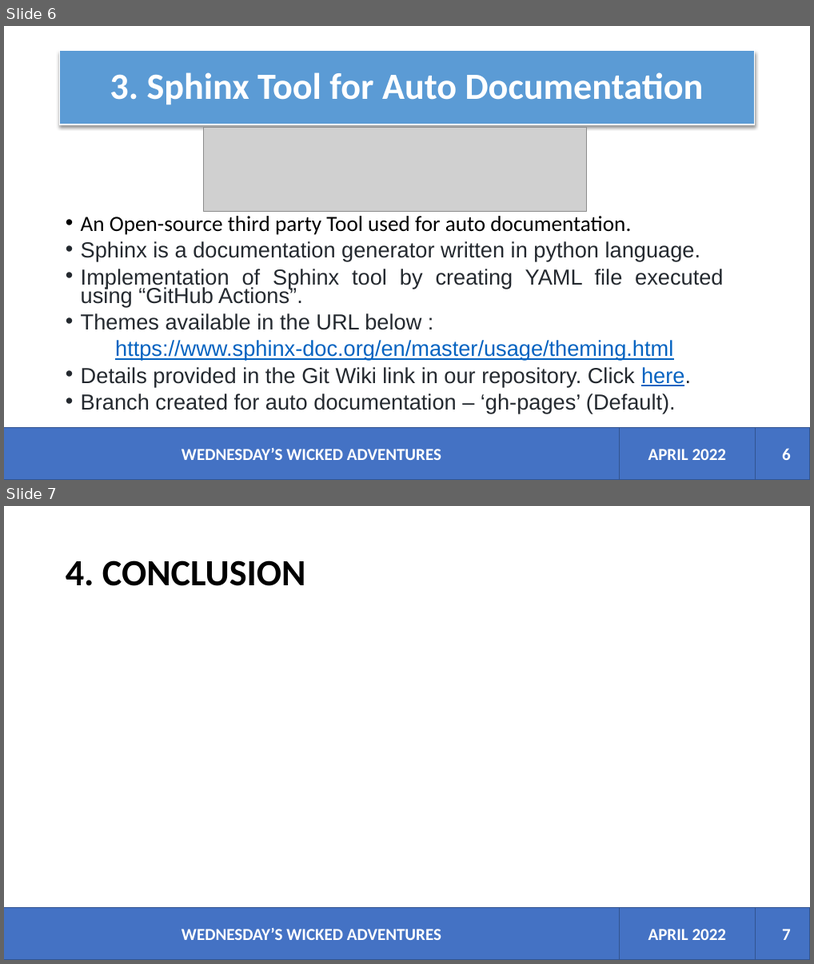
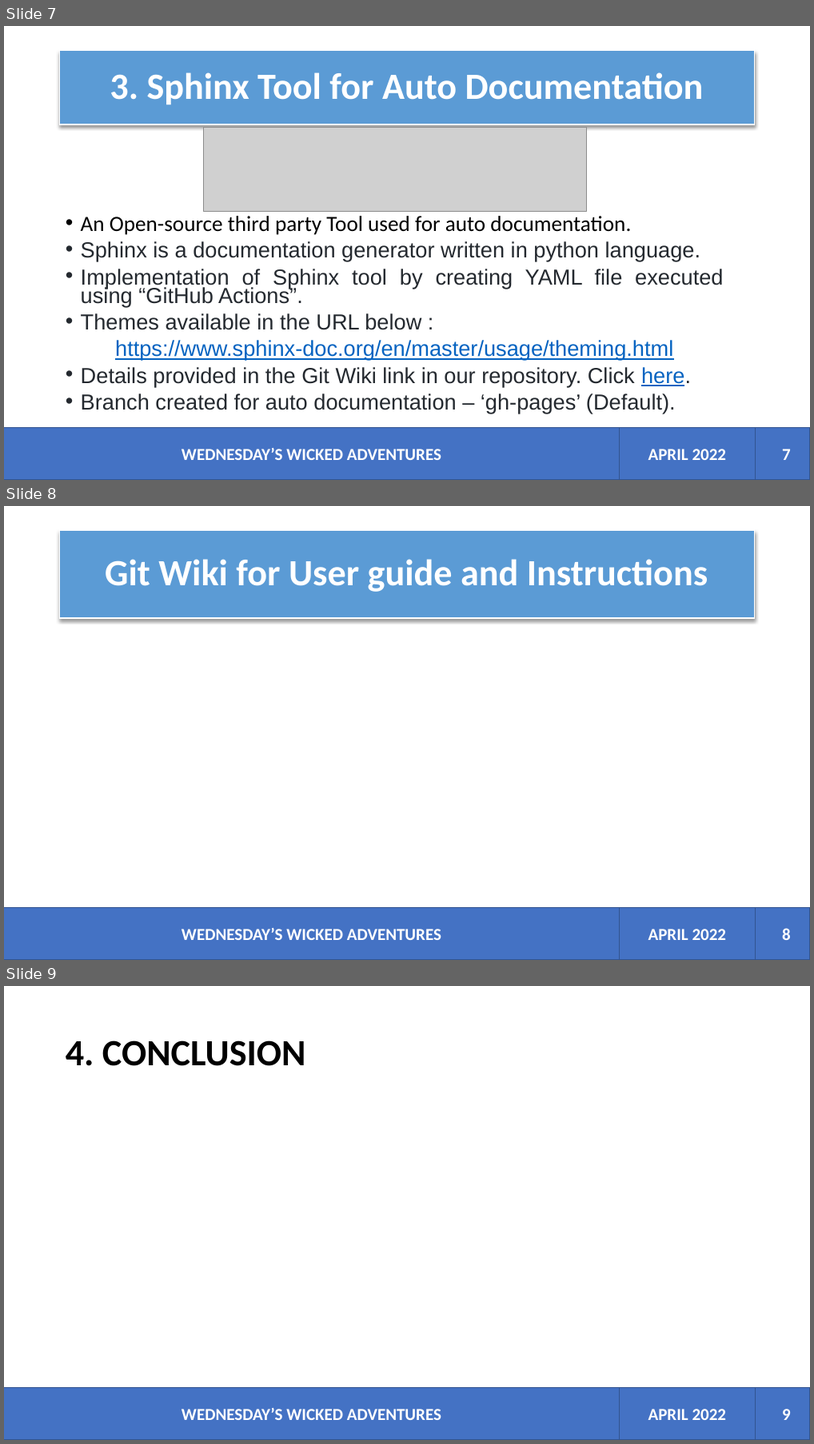
Before and after one commit to devopslecturer/awmsc2022, a slide deck: Wicked Adventures.pptx. Shown one above the other, each under a label of ours: slides 6 and 7 before the commit, slides 7, 8 and 9 after it. The pictures are 814x964 and 814x1444 pixels, drawn with LibreOffice and Linux fonts; fonts in the diff are those of the drawing; grey boxes stand for pictures. Boxes give left, top, right and bottom in pixels: in the first picture for what was removed or moved away, otherwise in the second. Text is boxed around its words. In the diff, an @@ line names an element or a change of style, - is before the commit and + after.

```diff
--- a/Wicked Adventures.pptx
+++ b/Wicked Adventures.pptx
@@ slide 8 added at [4,506,810,960], background #FFFFFF @@
@@ title added at [60,530,755,618], fill #5B9BD5, outline #FFFFFF 1.5 pt, 44 pt, text #FFFFFF, bold @@
+Git Wiki for User guide and Instructions
@@ rectangle added at [4,908,620,960], fill #4472C4, outline #325491 1 pt, 20 pt, text #FFFFFF, bold @@
+WEDNESDAY’S WICKED ADVENTURES
@@ rectangle added at [620,908,756,960], fill #4472C4, outline #325491 1 pt, 20 pt, text #FFFFFF, bold @@
+APRIL 2022
@@ rectangle added at [756,908,810,960], fill #4472C4, outline #325491 1 pt @@
@@ page number added at [782,928,791,940], 20 pt, text #FFFFFF, bold @@
+8
@@ what was slide 6 is now slide 7 @@
@@ page number at [782,448,791,460]: text changed @@
-6
+7
@@ what was slide 7 is now slide 9 @@
@@ page number at [782,1408,791,1420]: text changed @@
-7
+9
```
Also in this commit, not shown: 1 other slide added.
